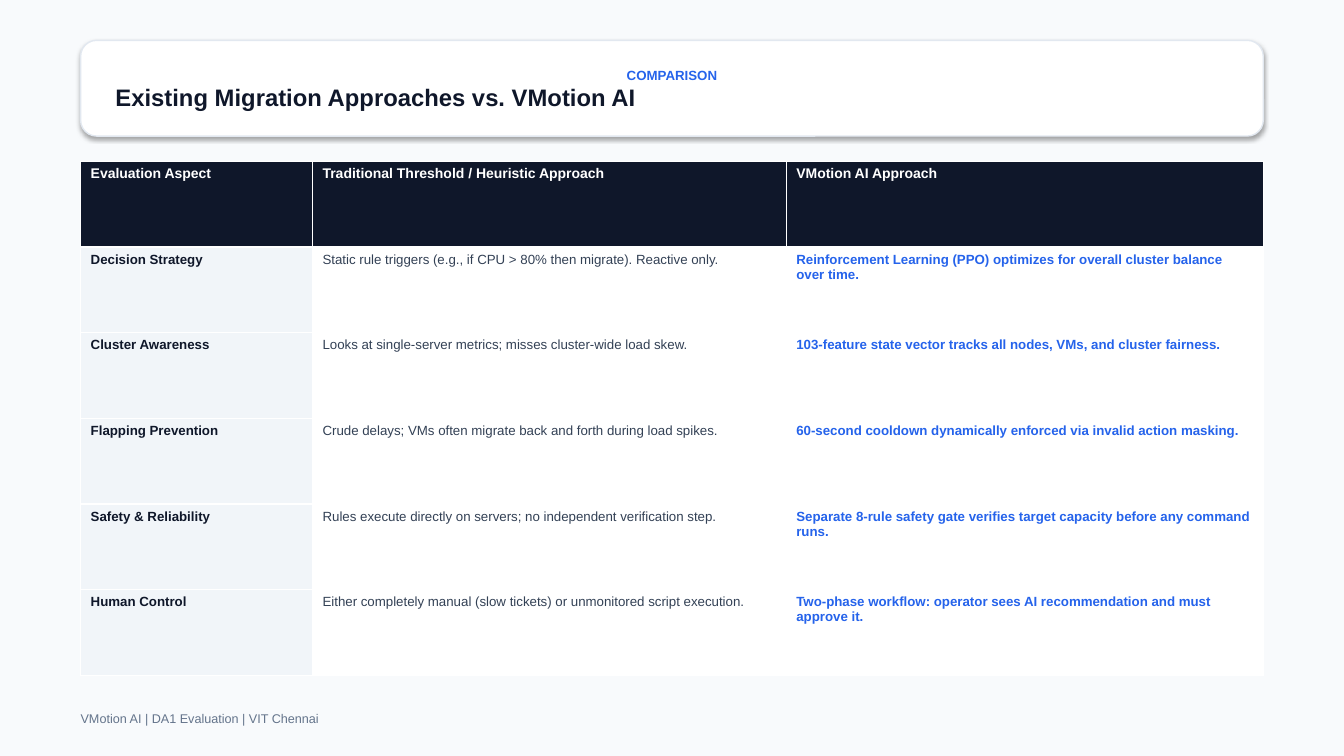
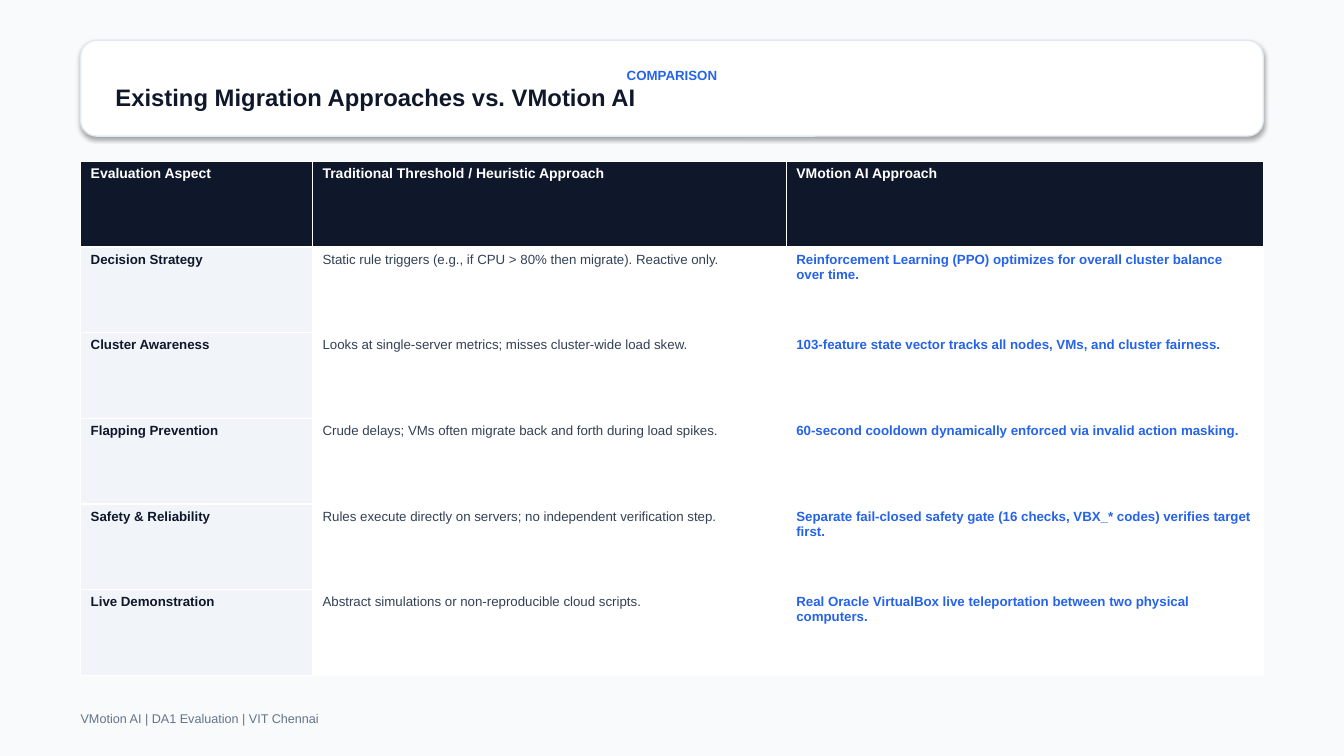
Before and after one commit to NithinSarvesh/vmotion-ai, a slide deck: slide 5 of VMotion_AI_DA1_Presentation_FINAL.pptx. Drawn at 1344x756 pixels with LibreOffice and Linux fonts; fonts in the diff are those of the drawing. Boxes give left, top, right and bottom in pixels: in the first picture for what was removed or moved away, otherwise in the second. Text is boxed around its words. In the diff, an @@ line names an element or a change of style, - is before the commit and + after.

Commit message:
feat: public cloud control plane with remote VirtualBox agents

```diff
--- a/VMotion_AI_DA1_Presentation_FINAL.pptx
+++ b/VMotion_AI_DA1_Presentation_FINAL.pptx
@@ table at [81, 161, 1263, 676] @@
-row 5, column 3: Separate 8-rule safety gate verifies target capacity before any command runs.
+row 5, column 3: Separate fail-closed safety gate (16 checks, VBX_* codes) verifies target first.
-row 6: Human Control | Either completely manual (slow tickets) or unmonitored script execution. | Two-phase workflow: operator sees AI recommendation and must approve it.
+row 6: Live Demonstration | Abstract simulations or non-reproducible cloud scripts. | Real Oracle VirtualBox live teleportation between two physical computers.
```
Also in this commit, not shown: 15 other slides changed, 34 other files.
